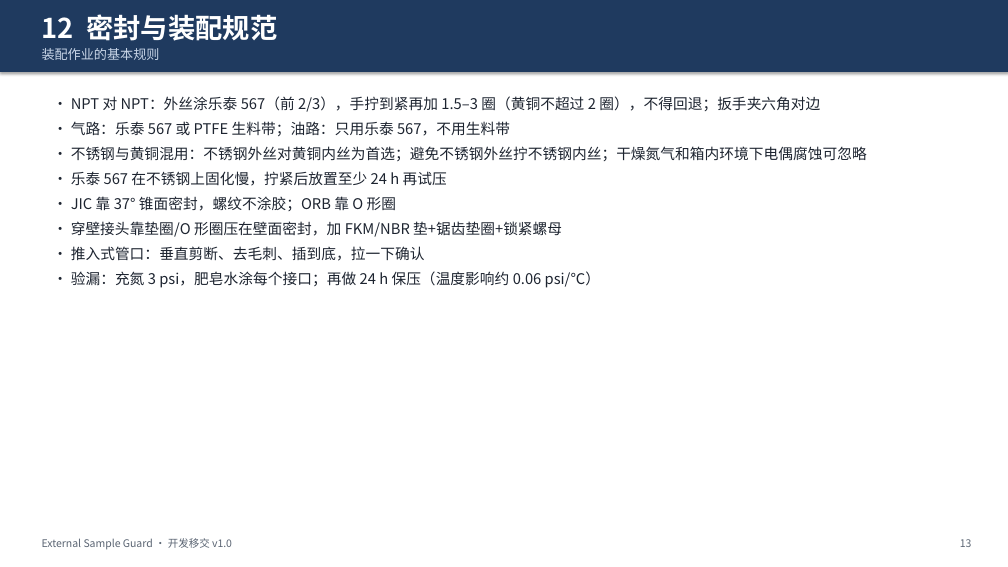
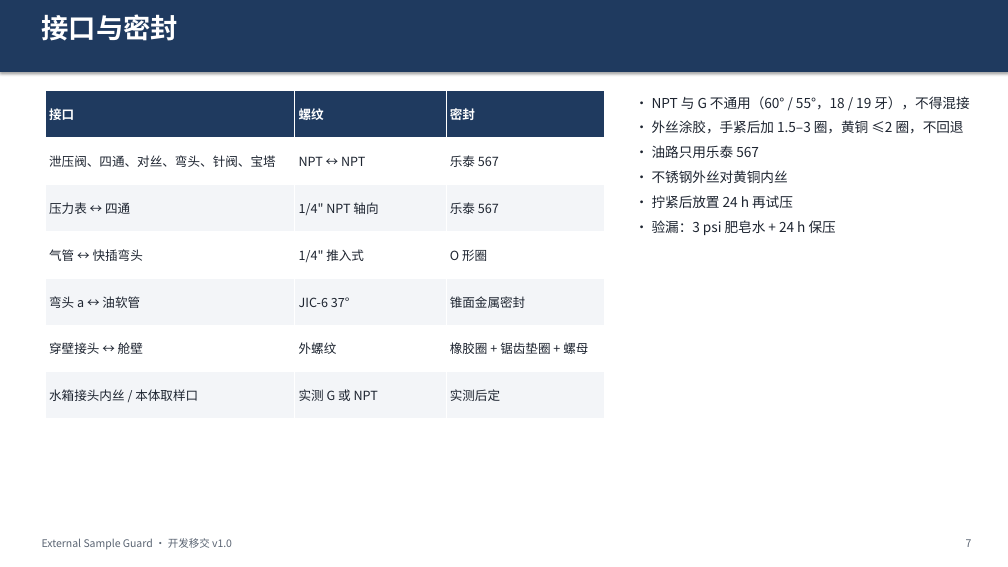
Before and after one commit to keenkid2010/claude_v1, a slide deck: slide 7 of sample_guard/Sample_Guard_开发移交.pptx (slide 13 before the commit). Drawn at 1008x567 pixels with LibreOffice and Linux fonts; fonts in the diff are those of the drawing. Boxes give left, top, right and bottom in pixels: in the first picture for what was removed or moved away, otherwise in the second. Text is boxed around its words. In the diff, an @@ line names an element or a change of style, - is before the commit and + after.

```diff
--- a/sample_guard/Sample_Guard_开发移交.pptx
+++ b/sample_guard/Sample_Guard_开发移交.pptx
@@ text at (x1=42, y1=14, x2=179, y2=41): text changed @@
-12 密封与装配规范
+接口与密封
@@ text removed at (x1=42, y1=48, x2=160, y2=60) @@
-装配作业的基本规则
@@ table added at (x1=45, y1=91, x2=605, y2=419), 7 rows, 3 columns @@
+接口 | 螺纹 | 密封
+泄压阀、四通、对丝、弯头、针阀、宝塔 | NPT ↔ NPT | 乐泰 567
+压力表 ↔ 四通 | 1/4" NPT 轴向 | 乐泰 567
+气管 ↔ 快插弯头 | 1/4" 推入式 | O 形圈
+弯头 a ↔ 油软管 | JIC-6 37° | 锥面金属密封
+穿壁接头 ↔ 舱壁 | 外螺纹 | 橡胶圈 + 锯齿垫圈 + 螺母
+水箱接头内丝 / 本体取样口 | 实测 G 或 NPT | 实测后定
@@ text removed at (x1=71, y1=96, x2=867, y2=288) @@
-• NPT 对 NPT：外丝涂乐泰 567（前 2/3），手拧到紧再加 1.5–3 圈（黄铜不超过 2 圈），不得回退；扳手夹六角对边
-• 气路：乐泰 567 或 PTFE 生料带；油路：只用乐泰 567，不用生料带
-• 不锈钢与黄铜混用：不锈钢外丝对黄铜内丝为首选；避免不锈钢外丝拧不锈钢内丝；干燥氮气和箱内环境下电偶腐蚀可忽略
-• 乐泰 567 在不锈钢上固化慢，拧紧后放置至少 24 h 再试压
-• JIC 靠 37° 锥面密封，螺纹不涂胶；ORB 靠 O 形圈
-• 穿壁接头靠垫圈/O 形圈压在壁面密封，加 FKM/NBR 垫+锯齿垫圈+锁紧螺母
-• 推入式管口：垂直剪断、去毛刺、插到底，拉一下确认
-• 验漏：充氮 3 psi，肥皂水涂每个接口；再做 24 h 保压（温度影响约 0.06 psi/℃）
@@ text added at (x1=652, y1=96, x2=969, y2=235), 13 pt, text #1D2430 @@
+• NPT 与 G 不通用（60° / 55°，18 / 19 牙），不得混接
+• 外丝涂胶，手紧后加 1.5–3 圈，黄铜 ≤2 圈，不回退
+• 油路只用乐泰 567
+• 不锈钢外丝对黄铜内丝
+• 拧紧后放置 24 h 再试压
+• 验漏：3 psi 肥皂水 + 24 h 保压
@@ text at (x1=966, y1=539, x2=972, y2=547): text changed @@
-13
+7
```
Also in this commit, not shown: 9 other slides changed, 10 slides removed, 6 other files.
